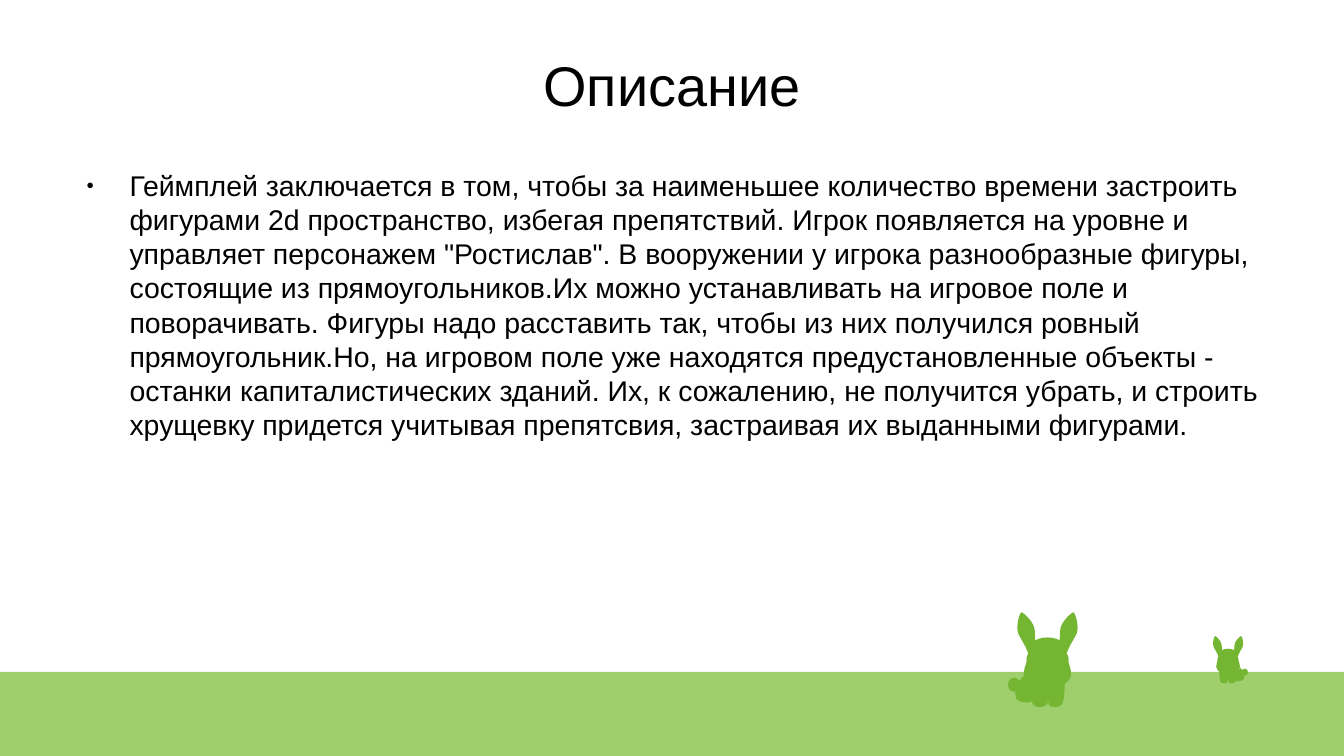
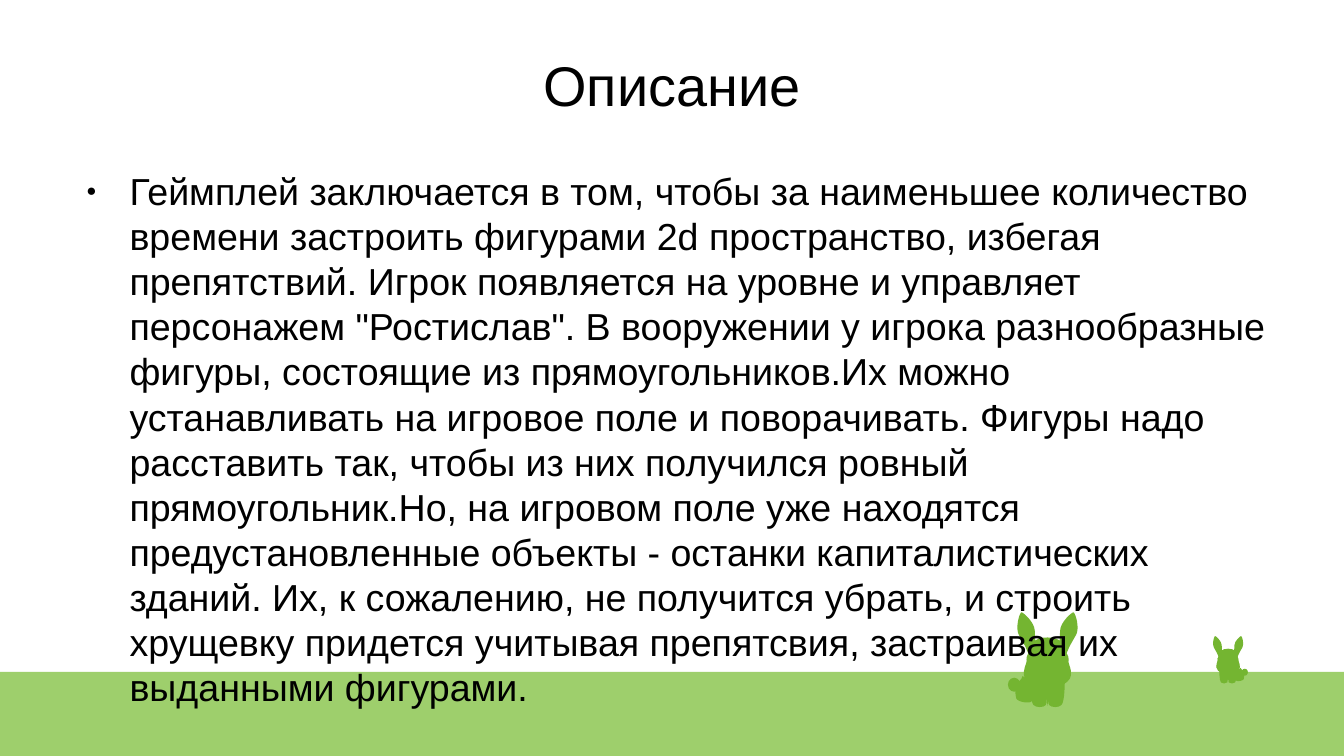
Before and after one commit to gepron1x/tetris2, a slide deck: slide 4 of презентация.pptx. Drawn at 1344x756 pixels with LibreOffice and Linux fonts; fonts in the diff are those of the drawing. Boxes give left, top, right and bottom in pixels: in the first picture for what was removed or moved away, otherwise in the second. Text is boxed around its words. In the diff, an @@ line names an element or a change of style, - is before the commit and + after.

```diff
--- a/презентация.pptx
+++ b/презентация.pptx
@@ text "Геймплей заключается в том, чтобы ..." at box(130, 177, 1265, 709): size 16.8 to 22.2 pt @@
```
Also in this commit, not shown: 1 other slide changed.
